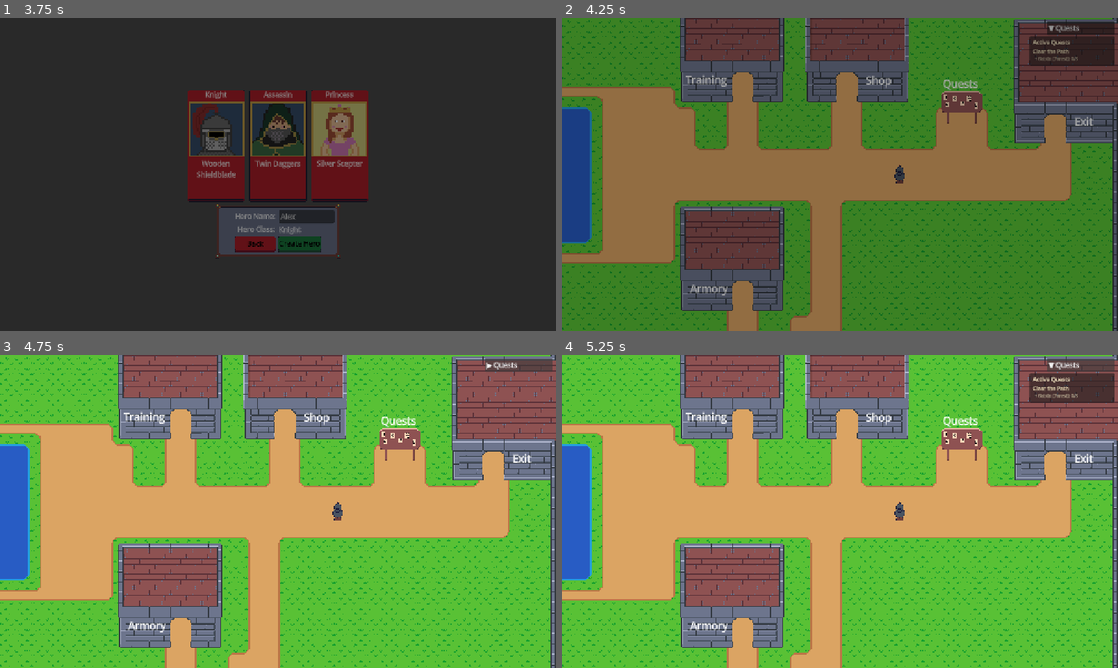
Above: before the commit, frames 1-4 (two rows, left to right).
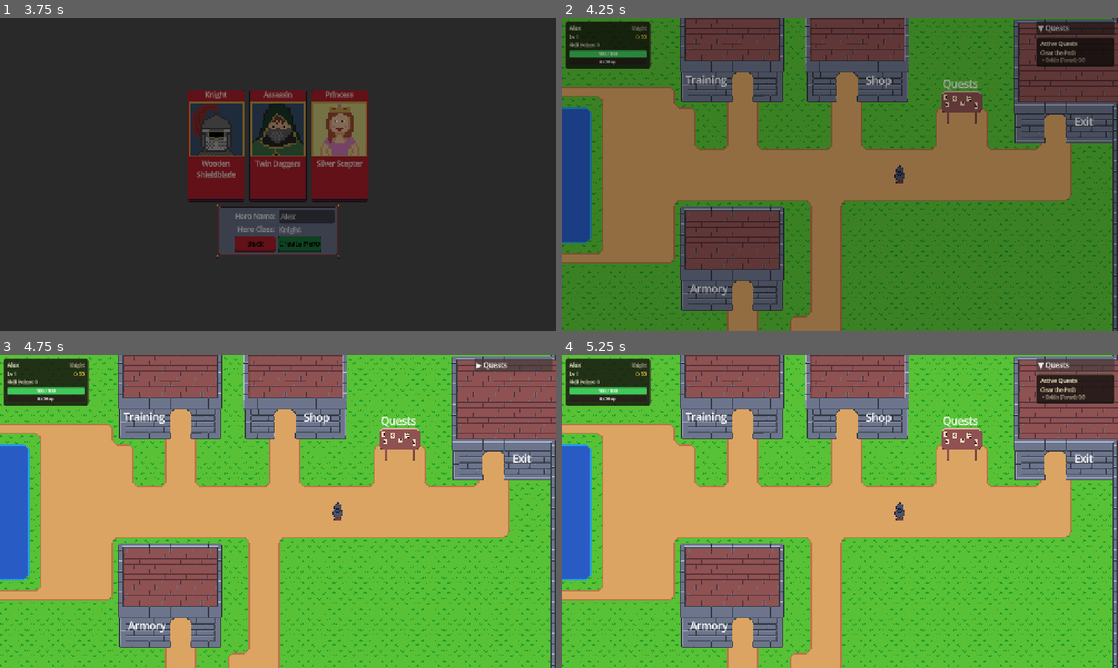
Above: after the commit, the same moments.

Repository: navtges3/PixelValley
Game: Godot game, scene res://scenes/ui/screens/main_menu_screen.tscn
Same seed, same stepped clock (60 frames per second), same inputs: the game is played once before the commit and once after it. Sound files missing from this copy of the repository are replaced by a short silence.
Inputs (mouse positions are in pixels of both pictures, inside the frame that each line leads up to):
- Up to frame 1 (3.75 s): click "New Game" at 0.5 s; click (305, 215) at 1.27 s; type "Alex" at 1.35 s; click (216, 146) at 2.02 s; click "Create Hero" at 2.75 s; click "Empty Slot" at 3.5 s
- Up to frame 2 (4.25 s): no input
- Up to frame 3 (4.75 s): click "▼ Quests" at 4.25 s
- Up to frame 4 (5.25 s): click "▶ Quests" at 5 s

Frame 1 is identical in both runs. In frame 2, 2.7% of the frame differs, in the area x 0-100%, y 1-17%; in frame 3, 2.5%; in frame 4, 3.7%.

Commit message:
Implement hero, quest, and world HUDs with associated scripts and styles

Diff:
--- /dev/null
+++ b/scenes/ui/hud/hero_hud.tscn
@@ -0,0 +1,108 @@
+[gd_scene format=3 uid="uid://ivm8a60yb0vx"]
+
+[ext_resource type="Script" uid="uid://bukqhn357e6ig" path="res://scripts/ui/hud/hero_hud.gd" id="1_heroh"]
+
+[sub_resource type="StyleBoxFlat" id="StyleBoxFlat_panel"]
+bg_color = Color(0.08, 0.07, 0.06, 0.82)
+border_width_left = 1
+border_width_top = 1
+border_width_right = 1
+border_width_bottom = 1
+border_color = Color(0.35, 0.3, 0.22, 0.7)
+corner_radius_top_left = 5
+corner_radius_top_right = 5
+corner_radius_bottom_right = 5
+corner_radius_bottom_left = 5
+
+[node name="HeroHUD" type="Control" unique_id=666973667]
+layout_mode = 3
+anchors_preset = 0
+offset_right = 196.0
+offset_bottom = 110.0
+script = ExtResource("1_heroh")
+
+[node name="PanelBG" type="PanelContainer" parent="." unique_id=2140514418]
+layout_mode = 0
+anchor_right = 1.0
+anchor_bottom = 1.0
+theme_override_styles/panel = SubResource("StyleBoxFlat_panel")
+
+[node name="MarginContainer" type="MarginContainer" parent="PanelBG" unique_id=48445816]
+layout_mode = 2
+theme_override_constants/margin_left = 8
+theme_override_constants/margin_top = 6
+theme_override_constants/margin_right = 8
+theme_override_constants/margin_bottom = 6
+
+[node name="VBoxContainer" type="VBoxContainer" parent="PanelBG/MarginContainer" unique_id=1822246393]
+layout_mode = 2
+theme_override_constants/separation = 4
+
+[node name="NameRow" type="HBoxContainer" parent="PanelBG/MarginContainer/VBoxContainer" unique_id=18342913]
+layout_mode = 2
+theme_override_constants/separation = 6
+
+[node name="NameLabel" type="Label" parent="PanelBG/MarginContainer/VBoxContainer/NameRow" unique_id=757528358]
+layout_mode = 2
+size_flags_horizontal = 3
+theme_override_font_sizes/font_size = 13
+text = "Hero"
+
+[node name="ClassLabel" type="Label" parent="PanelBG/MarginContainer/VBoxContainer/NameRow" unique_id=1298311184]
+layout_mode = 2
+theme_override_font_sizes/font_size = 11
+text = "Knight"
+
+[node name="LevelRow" type="HBoxContainer" parent="PanelBG/MarginContainer/VBoxContainer" unique_id=1565035084]
+layout_mode = 2
+theme_override_constants/separation = 6
+
+[node name="LevelLabel" type="Label" parent="PanelBG/MarginContainer/VBoxContainer/LevelRow" unique_id=626471498]
+layout_mode = 2
+size_flags_horizontal = 3
+theme_override_font_sizes/font_size = 11
+text = "Lv 1"
+
+[node name="GoldLabel" type="Label" parent="PanelBG/MarginContainer/VBoxContainer/LevelRow" unique_id=808003701]
+layout_mode = 2
+theme_override_font_sizes/font_size = 11
+text = "⬡ 0"
+
+[node name="SkillLabel" type="Label" parent="PanelBG/MarginContainer/VBoxContainer" unique_id=460931264]
+layout_mode = 2
+theme_override_font_sizes/font_size = 11
+text = "Skill Points: 0"
+
+[node name="HPBar" type="ProgressBar" parent="PanelBG/MarginContainer/VBoxContainer" unique_id=1151234594]
+custom_minimum_size = Vector2(0, 16)
+layout_mode = 2
+show_percentage = false
+
+[node name="HPLabel" type="Label" parent="PanelBG/MarginContainer/VBoxContainer/HPBar" unique_id=2120808485]
+layout_mode = 1
+anchors_preset = 15
+anchor_right = 1.0
+anchor_bottom = 1.0
+grow_horizontal = 2
+grow_vertical = 2
+theme_override_font_sizes/font_size = 10
+text = "0 / 0"
+horizontal_alignment = 1
+vertical_alignment = 1
+
+[node name="XPBar" type="ProgressBar" parent="PanelBG/MarginContainer/VBoxContainer" unique_id=267747117]
+custom_minimum_size = Vector2(0, 12)
+layout_mode = 2
+show_percentage = false
+
+[node name="XPLabel" type="Label" parent="PanelBG/MarginContainer/VBoxContainer/XPBar" unique_id=32299]
+layout_mode = 1
+anchors_preset = 15
+anchor_right = 1.0
+anchor_bottom = 1.0
+grow_horizontal = 2
+grow_vertical = 2
+theme_override_font_sizes/font_size = 9
+text = "0 / 0 xp"
+horizontal_alignment = 1
+vertical_alignment = 1
--- a/scenes/ui/hud/quest_hud.tscn
+++ b/scenes/ui/hud/quest_hud.tscn
@@ -1,50 +1,60 @@
-[gd_scene format=3 uid="uid://cqp3s3u0ph4ra"]
+[gd_scene format=3 uid="uid://dl2i02vg8x3eq"]
 
 [ext_resource type="Script" uid="uid://bxiy6r3rsr1c5" path="res://scripts/ui/hud/quest_hud.gd" id="1_questh"]
 
-[node name="QuestHUD" type="CanvasLayer" unique_id=294650855]
-layer = 10
-script = ExtResource("1_questh")
+[sub_resource type="StyleBoxFlat" id="StyleBoxFlat_panel"]
+bg_color = Color(0.08, 0.07, 0.06, 0.82)
+border_width_left = 1
+border_width_top = 1
+border_width_right = 1
+border_width_bottom = 1
+border_color = Color(0.35, 0.3, 0.22, 0.7)
+corner_radius_top_left = 5
+corner_radius_top_right = 5
+corner_radius_bottom_right = 5
+corner_radius_bottom_left = 5
 
-[node name="ToggleButton" type="Button" parent="." unique_id=1551449671]
+[node name="QuestHUD" type="Control" unique_id=1679683749]
+layout_mode = 3
 anchors_preset = 1
 anchor_left = 1.0
 anchor_right = 1.0
-offset_left = -164.0
-offset_top = 8.0
-offset_right = -8.0
-offset_bottom = 34.0
+offset_left = -212.0
+offset_bottom = 600.0
+script = ExtResource("1_questh")
+
+[node name="ToggleButton" type="Button" parent="." unique_id=702350442]
+layout_mode = 0
+anchor_right = 1.0
+offset_bottom = 28.0
 text = "▼ Quests"
 alignment = 0
 
-[node name="Panel" type="PanelContainer" parent="." unique_id=268872310]
-anchors_preset = 1
-anchor_left = 1.0
+[node name="PanelContainer" type="PanelContainer" parent="." unique_id=372996482]
+layout_mode = 0
 anchor_right = 1.0
-offset_left = -204.0
-offset_top = 42.0
-offset_right = -8.0
-offset_bottom = 42.0
-grow_horizontal = 0
+offset_top = 36.0
+offset_bottom = 36.0
 size_flags_vertical = 3
+theme_override_styles/panel = SubResource("StyleBoxFlat_panel")
 
-[node name="MarginContainer" type="MarginContainer" parent="Panel" unique_id=1935159198]
+[node name="MarginContainer" type="MarginContainer" parent="PanelContainer" unique_id=1494428680]
 layout_mode = 2
 theme_override_constants/margin_left = 8
 theme_override_constants/margin_top = 6
 theme_override_constants/margin_right = 8
 theme_override_constants/margin_bottom = 8
 
-[node name="VBoxContainer" type="VBoxContainer" parent="Panel/MarginContainer" unique_id=43277208]
+[node name="VBoxContainer" type="VBoxContainer" parent="PanelContainer/MarginContainer" unique_id=1738315058]
 layout_mode = 2
 theme_override_constants/separation = 4
 
-[node name="HeaderLabel" type="Label" parent="Panel/MarginContainer/VBoxContainer" unique_id=1841907208]
+[node name="HeaderLabel" type="Label" parent="PanelContainer/MarginContainer/VBoxContainer" unique_id=775569022]
 layout_mode = 2
 theme_override_colors/font_color = Color(1, 0.95, 0.8, 1)
 theme_override_font_sizes/font_size = 13
 text = "Active Quests"
 
-[node name="QuestList" type="VBoxContainer" parent="Panel/MarginContainer/VBoxContainer" unique_id=926742340]
+[node name="QuestList" type="VBoxContainer" parent="PanelContainer/MarginContainer/VBoxContainer" unique_id=1487175048]
 layout_mode = 2
 theme_override_constants/separation = 5
--- /dev/null
+++ b/scenes/ui/hud/world_hud.tscn
@@ -0,0 +1,25 @@
+[gd_scene format=3 uid="uid://duuabkmnp6dr8"]
+
+[ext_resource type="Script" uid="uid://dsk1g6kwbqp8r" path="res://scripts/ui/hud/world_hud.gd" id="1_worldh"]
+[ext_resource type="PackedScene" uid="uid://ivm8a60yb0vx" path="res://scenes/ui/hud/hero_hud.tscn" id="2_heroh"]
+[ext_resource type="PackedScene" uid="uid://dl2i02vg8x3eq" path="res://scenes/ui/hud/quest_hud.tscn" id="3_questh"]
+
+[node name="WorldHUD" type="CanvasLayer" unique_id=668864226]
+layer = 10
+script = ExtResource("1_worldh")
+
+[node name="HeroHUD" parent="." unique_id=1370001325 instance=ExtResource("2_heroh")]
+offset_left = 8.0
+offset_top = 8.0
+offset_right = 204.0
+offset_bottom = 118.0
+
+[node name="QuestHUD" parent="." unique_id=2112376953 instance=ExtResource("3_questh")]
+anchors_preset = 11
+anchor_bottom = 1.0
+offset_left = -188.0
+offset_top = 8.0
+offset_right = -8.0
+offset_bottom = -8.0
+grow_horizontal = 0
+grow_vertical = 2
--- /dev/null
+++ b/scripts/ui/hud/hero_hud.gd
@@ -0,0 +1,148 @@
+extends Control
+class_name HeroHUD
+
+@onready var name_label: Label = $PanelBG/MarginContainer/VBoxContainer/NameRow/NameLabel
+@onready var class_label: Label = $PanelBG/MarginContainer/VBoxContainer/NameRow/ClassLabel
+@onready var level_label: Label = $PanelBG/MarginContainer/VBoxContainer/LevelRow/LevelLabel
+@onready var skill_label: Label = $PanelBG/MarginContainer/VBoxContainer/SkillLabel
+@onready var gold_label: Label = $PanelBG/MarginContainer/VBoxContainer/LevelRow/GoldLabel
+@onready var hp_bar: ProgressBar = $PanelBG/MarginContainer/VBoxContainer/HPBar
+@onready var hp_label: Label = $PanelBG/MarginContainer/VBoxContainer/HPBar/HPLabel
+@onready var xp_bar: ProgressBar = $PanelBG/MarginContainer/VBoxContainer/XPBar
+@onready var xp_label: Label = $PanelBG/MarginContainer/VBoxContainer/XPBar/XPLabel
+
+var _last_hp: int = -1
+var _last_max_hp: int = -1
+var _last_xp: int = -1
+var _last_level: int = -1
+var _last_skill: int = -1
+var _last_gold: int = -1
+
+const COLOR_HP_HIGH  := Color(0.25, 0.78, 0.35)   # green
+const COLOR_HP_MID   := Color(0.9,  0.72, 0.15)   # yellow
+const COLOR_HP_LOW   := Color(0.85, 0.22, 0.18)   # red
+const COLOR_XP       := Color(0.35, 0.55, 0.9)    # blue
+const COLOR_GOLD     := Color(0.95, 0.80, 0.25)   # gold
+const COLOR_NAME     := Color(0.95, 0.92, 0.80)
+const COLOR_CLASS    := Color(0.70, 0.65, 0.55)
+const COLOR_LEVEL    := Color(0.95, 0.92, 0.80)
+
+func _ready() -> void:
+	_apply_bar_styles()
+	_force_refresh()
+
+func _process(_delta: float) -> void:
+	_refresh_if_dirty()
+
+func _refresh_if_dirty() -> void:
+	if GameState.hero == null:
+		return
+	var hero := GameState.hero
+	var sb := hero.stat_block
+
+	var changed := (
+		sb.current_hp != _last_hp or
+		sb.max_hp != _last_max_hp or
+		hero.experience != _last_xp or
+		hero.level != _last_level or
+		hero.skill_points != _last_skill or
+		hero.inventory.gold != _last_gold
+	)
+	if not changed:
+		return
+
+	_last_hp = sb.current_hp
+	_last_max_hp = sb.max_hp
+	_last_xp = hero.experience
+	_last_level = hero.level
+	_last_skill = hero.skill_points
+	_last_gold = hero.inventory.gold
+
+	_draw_data(hero, sb)
+
+func _force_refresh() -> void:
+	if GameState.hero == null:
+		return
+	var hero := GameState.hero
+	var sb := hero.stat_block
+
+	name_label.text = hero.name
+	class_label.text = hero.get_class_name()
+	name_label.add_theme_color_override("font_color", COLOR_NAME)
+	class_label.add_theme_color_override("font_color", COLOR_CLASS)
+
+	_draw_data(hero, sb)
+
+func _draw_data(hero: Hero, sb: StatBlock) -> void:
+	level_label.text = "Lv %d" % hero.level
+	skill_label.text = "Skill Points: %d" % hero.skill_points
+	gold_label.text = "⬡ %d" % hero.inventory.gold
+	level_label.add_theme_color_override("font_color", COLOR_LEVEL)
+	skill_label.add_theme_color_override("font_color", COLOR_LEVEL)
+	gold_label.add_theme_color_override("font_color", COLOR_GOLD)
+
+	hp_bar.max_value = sb.max_hp
+	hp_bar.value = sb.current_hp
+	hp_label.text = "%d / %d" % [sb.current_hp, sb.max_hp]
+	_set_bar_color(hp_bar, _hp_color(sb.current_hp, sb.max_hp))
+
+	var xp_needed: int = hero.level * Hero.LEVEL_UP_MULT
+	xp_bar.max_value = xp_needed
+	xp_bar.value = hero.experience
+	xp_label.text = "%d / %d xp" % [hero.experience, xp_needed]
+
+func _hp_color(current: int, maximum: int) -> Color:
+	if maximum <= 0:
+		return COLOR_HP_HIGH
+	var ratio := float(current) / float(maximum)
+	if ratio > 0.5:
+		return COLOR_HP_HIGH
+	elif ratio > 0.25:
+		return COLOR_HP_MID
+	else:
+		return COLOR_HP_LOW
+
+func _set_bar_color(bar: ProgressBar, color: Color) -> void:
+	var style := bar.get_theme_stylebox("fill") as StyleBoxFlat
+	if style:
+		style = style.duplicate()
+		style.bg_color = color
+		bar.add_theme_stylebox_override("fill", style)
+
+
+func _apply_bar_styles() -> void:
+	# HP bar fill
+	var hp_fill := StyleBoxFlat.new()
+	hp_fill.bg_color = COLOR_HP_HIGH
+	hp_fill.corner_radius_top_left    = 3
+	hp_fill.corner_radius_top_right   = 3
+	hp_fill.corner_radius_bottom_left = 3
+	hp_fill.corner_radius_bottom_right = 3
+	hp_bar.add_theme_stylebox_override("fill", hp_fill)
+
+	# HP bar background
+	var hp_bg := StyleBoxFlat.new()
+	hp_bg.bg_color = Color(0.15, 0.12, 0.10, 0.8)
+	hp_bg.corner_radius_top_left    = 3
+	hp_bg.corner_radius_top_right   = 3
+	hp_bg.corner_radius_bottom_left = 3
+	hp_bg.corner_radius_bottom_right = 3
+	hp_bar.add_theme_stylebox_override("background", hp_bg)
+
+	# XP bar fill
+	var xp_fill := StyleBoxFlat.new()
+	xp_fill.bg_color = COLOR_XP
+	xp_fill.corner_radius_top_left    = 3
+	xp_fill.corner_radius_top_right   = 3
+	xp_fill.corner_radius_bottom_left = 3
+	xp_fill.corner_radius_bottom_right = 3
+	xp_bar.add_theme_stylebox_override("fill", xp_fill)
+
+	# XP bar background
+	var xp_bg := StyleBoxFlat.new()
+	xp_bg.bg_color = Color(0.15, 0.12, 0.10, 0.8)
+	xp_bg.corner_radius_top_left    = 3
+	xp_bg.corner_radius_top_right   = 3
+	xp_bg.corner_radius_bottom_left = 3
+	xp_bg.corner_radius_bottom_right = 3
+	xp_bar.add_theme_stylebox_override("background", xp_bg)
--- a/scripts/ui/hud/quest_hud.gd
+++ b/scripts/ui/hud/quest_hud.gd
@@ -1,17 +1,17 @@
-extends CanvasLayer
+extends Control
 class_name QuestHUD
 
-@onready var panel: PanelContainer = $Panel
-@onready var quest_list: VBoxContainer = $Panel/MarginContainer/VBoxContainer/QuestList
+@onready var panel: PanelContainer = $PanelContainer
+@onready var quest_list: VBoxContainer = $PanelContainer/MarginContainer/VBoxContainer/QuestList
 @onready var toggle_button: Button = $ToggleButton
 
 var _is_collapsed: bool = false
 
-const COLOR_COMPLETE := Color(0.25, 0.85, 0.35)
-const COLOR_IN_PROGRESS := Color(0.92, 0.87, 0.72)
-const COLOR_OBJECTIVE_DONE := Color(0.45, 0.9, 0.55)
+const COLOR_COMPLETE         := Color(0.25, 0.85, 0.35)
+const COLOR_IN_PROGRESS      := Color(0.92, 0.87, 0.72)
+const COLOR_OBJECTIVE_DONE   := Color(0.45, 0.90, 0.55)
 const COLOR_OBJECTIVE_PENDING := Color(0.72, 0.67, 0.57)
-const COLOR_SEPARATOR := Color(0.4, 0.35, 0.3, 0.4)
+const COLOR_SEPARATOR        := Color(0.4,  0.35, 0.3,  0.4)
 
 func _ready() -> void:
 	toggle_button.pressed.connect(_on_toggle_pressed)
@@ -23,6 +23,7 @@
 		GameState.monster_killed.connect(_on_monster_killed)
 
 func _on_monster_killed(_monster_id: int, _location_id: String) -> void:
+	# Wait one frame so QuestManager processes the kill first
 	await get_tree().process_frame
 	_refresh()
 
@@ -48,8 +49,7 @@
 		return
 
 	for i in quests.size():
-		var quest: Quest = quests[i]
-		quest_list.add_child(_build_quest_entry(quest, i < quests.size() - 1))
+		quest_list.add_child(_build_quest_entry(quests[i], i < quests.size() - 1))
 
 func _build_quest_entry(quest: Quest, add_separator: bool) -> Control:
 	var complete := quest.all_objectives_met()
--- /dev/null
+++ b/scripts/ui/hud/world_hud.gd
@@ -0,0 +1,12 @@
+extends CanvasLayer
+class_name WorldHUD
+
+func hide_all() -> void:
+	for child in get_children():
+		if child is Control:
+			child.visible = false
+
+func show_all() -> void:
+	for child in get_children():
+		if child is Control:
+			child.visible = true
--- a/scripts/world/locations/base_location.gd
+++ b/scripts/world/locations/base_location.gd
@@ -1,7 +1,7 @@
 extends Node2D
 class_name BaseLocation
 
-const QUEST_HUD = preload("res://scenes/ui/hud/quest_hud.tscn")
+const WORLD_HUD = preload("res://scenes/ui/hud/world_hud.tscn")
 
 @onready var pause_window: Window = $PauseWindow
 @onready var player: Player = $Player
@@ -19,12 +19,8 @@
 		place_player_at_entrance(_pending_entraince_id)
 	else:
 		GameState.set_player_location(_get_screen_name(), "")
-	_add_quest_hud()
+	add_child(WORLD_HUD.instantiate())
 	_on_location_ready()
-
-func _add_quest_hud() -> void:
-	var hud := QUEST_HUD.instantiate()
-	add_child(hud)
 
 # Override in subclasses for extra setup (e.g. spawn points, extra signals)
 func _on_location_ready() -> void:
Not shown, added: scripts/ui/hud/hero_hud.gd.uid
Not shown, added: scripts/ui/hud/world_hud.gd.uid
